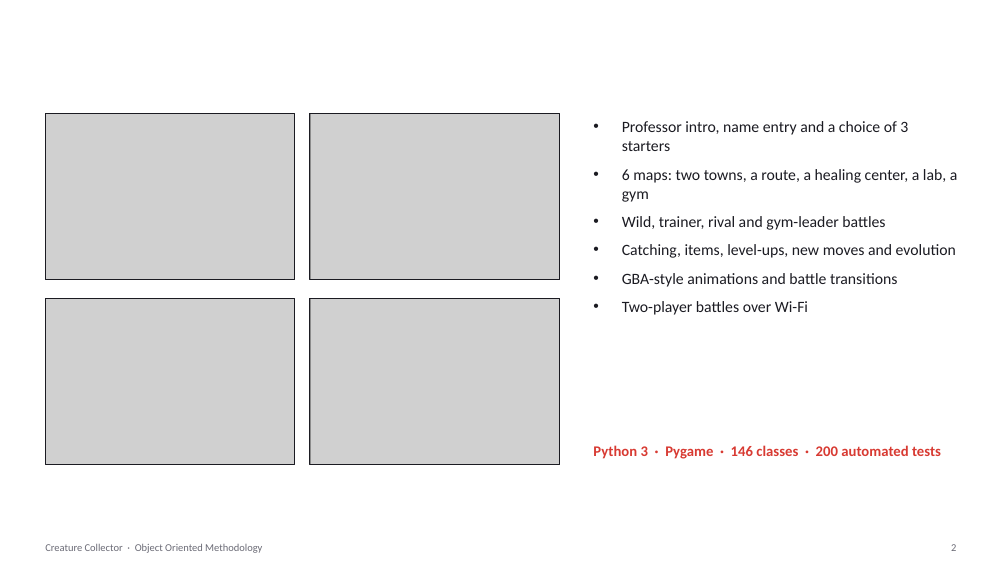
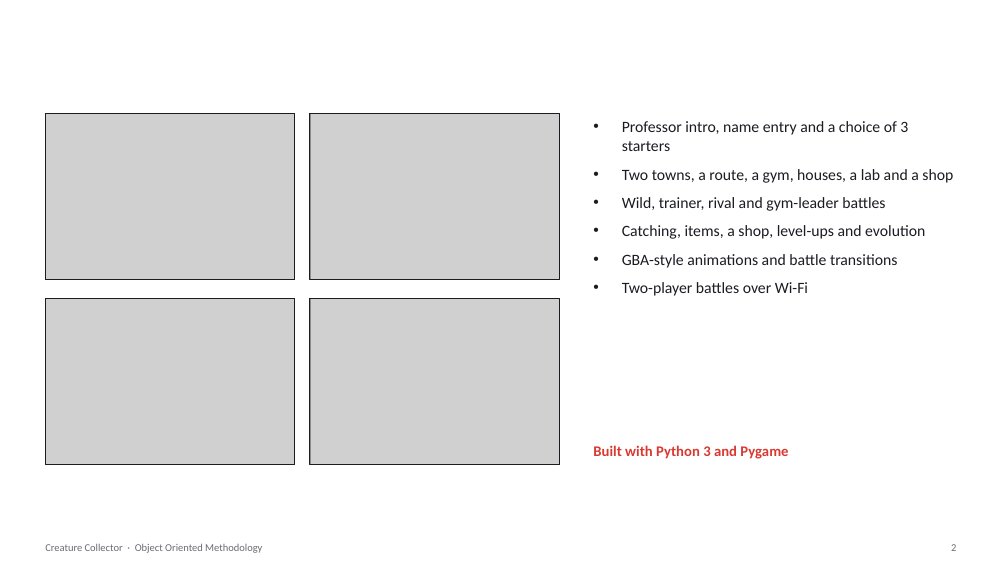
Before and after one commit to psdoom14/creature-collector, a slide deck: slide 2 of docs/presentation/CreatureCollector.pptx. Drawn at 1008x567 pixels with LibreOffice and Linux fonts; fonts in the diff are those of the drawing; grey boxes stand for pictures; background and template pictures are left out. Boxes give left, top, right and bottom in pixels: in the first picture for what was removed or moved away, otherwise in the second. Text is boxed around its words. In the diff, an @@ line names an element or a change of style, - is before the commit and + after.

```diff
--- a/docs/presentation/CreatureCollector.pptx
+++ b/docs/presentation/CreatureCollector.pptx
@@ text at [622, 169, 953, 183]: text changed @@
-• 6 maps: two towns, a route, a healing center, a lab, a gym
+• Two towns, a route, a gym, houses, a lab and a shop
@@ text at [622, 225, 925, 239]: text changed @@
-• Catching, items, level-ups, new moves and evolution
+• Catching, items, a shop, level-ups and evolution
@@ text at [593, 445, 788, 459]: text changed @@
-Python 3 · Pygame · 146 classes · 200 automated tests
+Built with Python 3 and Pygame
```
Also in this commit, not shown: 9 other slides changed, 3 slides added, 2 slides removed, 3 other files.
